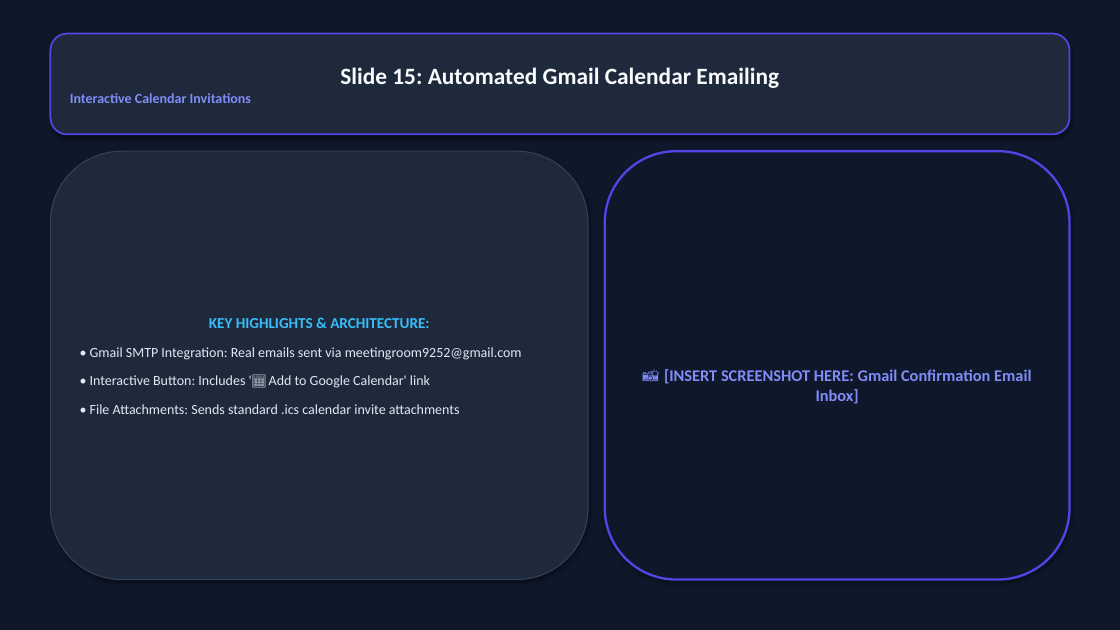
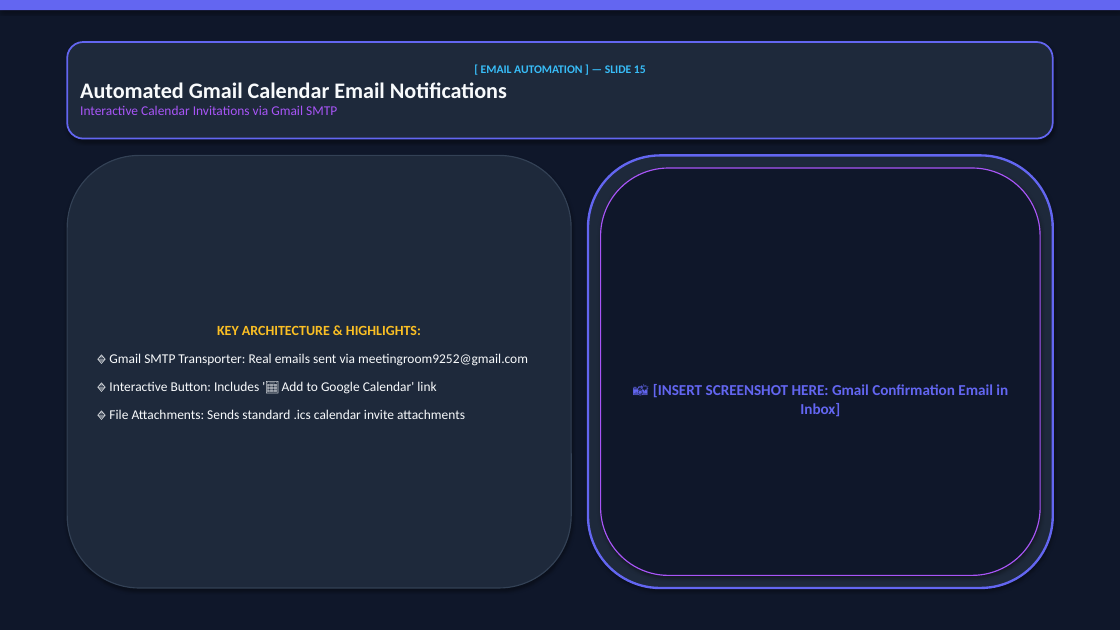
Before and after one commit to VishalMishraCSE/meeting-room-booking-system, a slide deck: slide 15 of document/PRESENTATION_DECK_SLIDES.pptx. Drawn at 1120x630 pixels with LibreOffice and Linux fonts; fonts in the diff are those of the drawing. Boxes give left, top, right and bottom in pixels: in the first picture for what was removed or moved away, otherwise in the second. Text is boxed around its words. In the diff, an @@ line names an element or a change of style, - is before the commit and + after.

Commit message:
design: redesign PowerPoint presentation deck with stunning multi-layered dark theme, glassmorphic card containers, and category tag pills

```diff
--- a/document/PRESENTATION_DECK_SLIDES.pptx
+++ b/document/PRESENTATION_DECK_SLIDES.pptx
@@ rectangle added at box(0, 0, 1120, 10), fill #6366F1 @@
@@ rounded rectangle "[ EMAIL AUTOMATION ] — ...": place and size @@
-rounded rectangle "[ EMAIL AUTOMATION ] — ..." at box(50, 34, 1070, 134)
+rounded rectangle "[ EMAIL AUTOMATION ] — ..." at box(67, 42, 1053, 139)
@@ rounded rectangle "[ EMAIL AUTOMATION ] — ..." at box(67, 42, 1053, 139): outline #4F46E5 1.5 pt to #6366F1 1.5 pt @@
@@ text in rounded rectangle at box(80, 65, 646, 115): text changed; size 20 to 11.5 pt; text colour #F8FAFC to #A855F7 @@
-Slide 15: Automated Gmail Calendar Emailing
-Interactive Calendar Invitations
+[ EMAIL AUTOMATION ] — SLIDE 15
+Automated Gmail Calendar Email Notifications
+Interactive Calendar Invitations via Gmail SMTP
@@ rounded rectangle "KEY ARCHITECTURE & HIGHLIGHTS:": place and size @@
-rounded rectangle "KEY ARCHITECTURE & HIGHLIGHTS:" at box(50, 151, 588, 580)
+rounded rectangle "KEY ARCHITECTURE & HIGHLIGHTS:" at box(67, 155, 571, 588)
@@ rounded rectangle added at box(588, 155, 1053, 588), fill #1E293B, outline #6366F1 2 pt @@
@@ rounded rectangle "📸 [INSERT SCREENSHOT HERE: Gmail ...": place and size @@
-rounded rectangle "📸 [INSERT SCREENSHOT HERE: Gmail ..." at box(605, 151, 1070, 580)
+rounded rectangle "📸 [INSERT SCREENSHOT HERE: Gmail ..." at box(601, 168, 1040, 576)
@@ rounded rectangle "📸 [INSERT SCREENSHOT HERE: Gmail ..." at box(601, 168, 1040, 576): outline #4F46E5 2 pt to #A855F7 1 pt @@
@@ text in rounded rectangle at box(109, 326, 528, 419): text changed; size 12 to 11.5 pt; text colour #E2E8F0 to #F8FAFC @@
-KEY HIGHLIGHTS & ARCHITECTURE:
-• Gmail SMTP Integration: Real emails sent via meetingroom9252@gmail.com
-• Interactive Button: Includes '📅 Add to Google Calendar' link
-• File Attachments: Sends standard .ics calendar invite attachments
+KEY ARCHITECTURE & HIGHLIGHTS:
+🔹 Gmail SMTP Transporter: Real emails sent via meetingroom9252@gmail.com
+🔹 Interactive Button: Includes '📅 Add to Google Calendar' link
+🔹 File Attachments: Sends standard .ics calendar invite attachments
@@ text in rounded rectangle at box(653, 384, 1008, 417): text changed; size 14 to 13 pt; text colour #818CF8 to #6366F1 @@
-📸 [INSERT SCREENSHOT HERE: Gmail Confirmation Email Inbox]
+📸 [INSERT SCREENSHOT HERE: Gmail Confirmation Email in Inbox]
```
Also in this commit, not shown: 16 other slides changed, 1 slide added, 1 slide removed, 1 other file.
